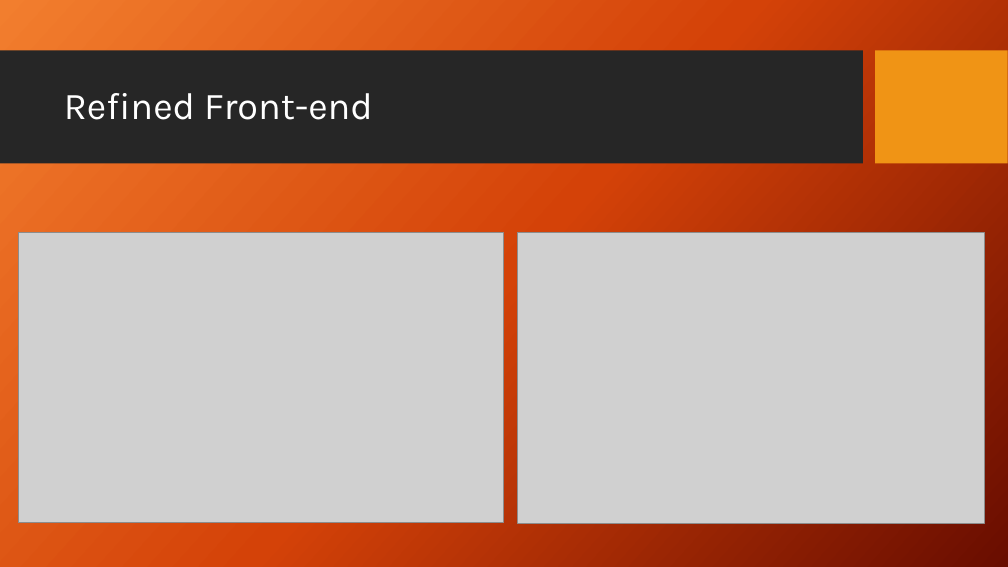
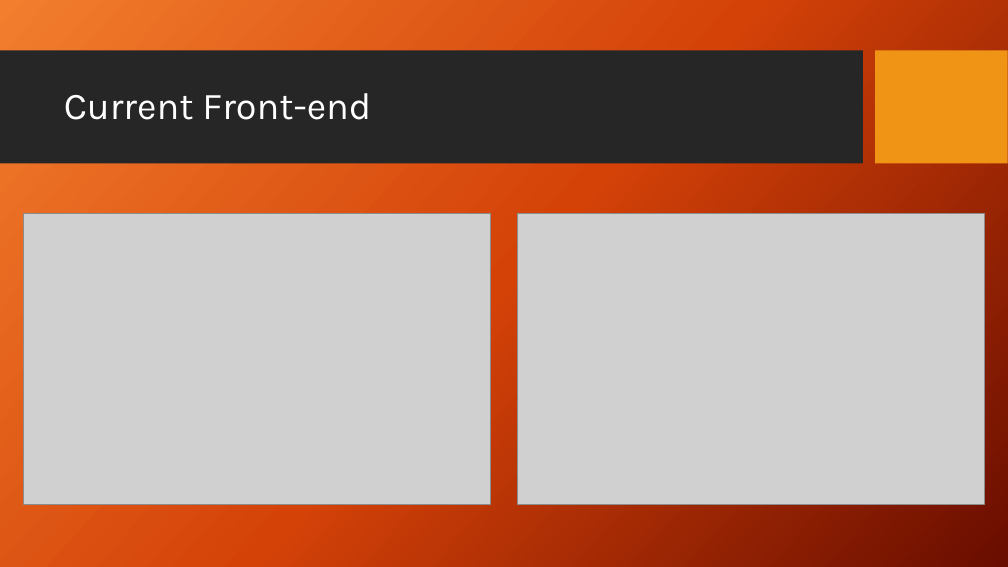
Before and after one commit to Dwaddle26/EncryptNotes, a slide deck: slide 3 of Phase 2 Documentation/Team_2_Presentation_2.pptx (slide 5 before the commit). Drawn at 1008x567 pixels with LibreOffice and Linux fonts; fonts in the diff are those of the drawing; grey boxes stand for pictures; background and template pictures are left out. Boxes give left, top, right and bottom in pixels: in the first picture for what was removed or moved away, otherwise in the second. Text is boxed around its words. In the diff, an @@ line names an element or a change of style, - is before the commit and + after.

Commit message:
Made changes to the Phase 2 Presentation

```diff
--- a/Phase 2 Documentation/Team_2_Presentation_2.pptx
+++ b/Phase 2 Documentation/Team_2_Presentation_2.pptx
@@ title at bbox=[64, 93, 371, 120]: text changed @@
-Refined Front-end
+Current Front-end
@@ picture: place and size @@
-picture at bbox=[18, 232, 504, 523]
+picture at bbox=[23, 214, 490, 505]
@@ picture: place and size @@
-picture at bbox=[518, 233, 985, 524]
+picture at bbox=[518, 214, 985, 505]
```
